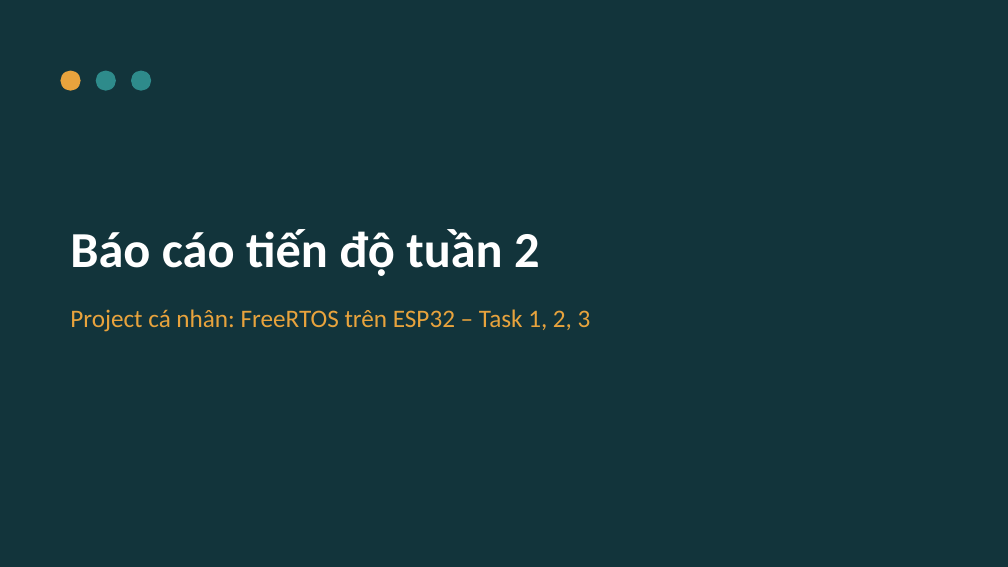
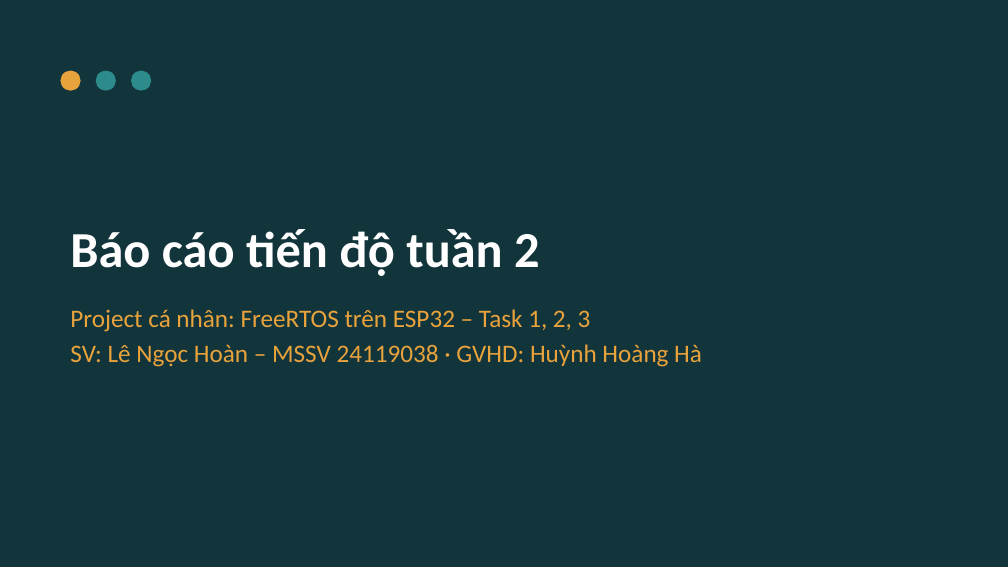
Before and after one commit to JackGamerCYT/rtos-freertos-esp32s3, a slide deck: slide 1 of 03_Reports/Slide_Tuan2_ProjectCaNhan.pptx. Drawn at 1008x567 pixels with LibreOffice and Linux fonts; fonts in the diff are those of the drawing. Boxes give left, top, right and bottom in pixels: in the first picture for what was removed or moved away, otherwise in the second. Text is boxed around its words. In the diff, an @@ line names an element or a change of style, - is before the commit and + after.

```diff
--- a/03_Reports/Slide_Tuan2_ProjectCaNhan.pptx
+++ b/03_Reports/Slide_Tuan2_ProjectCaNhan.pptx
@@ text at (70, 344, 702, 367): paragraph added @@
+SV: Lê Ngọc Hoàn – MSSV 24119038 · GVHD: Huỳnh Hoàng Hà
```
Also in this commit, not shown: 1 other slide changed, 7 other files.
